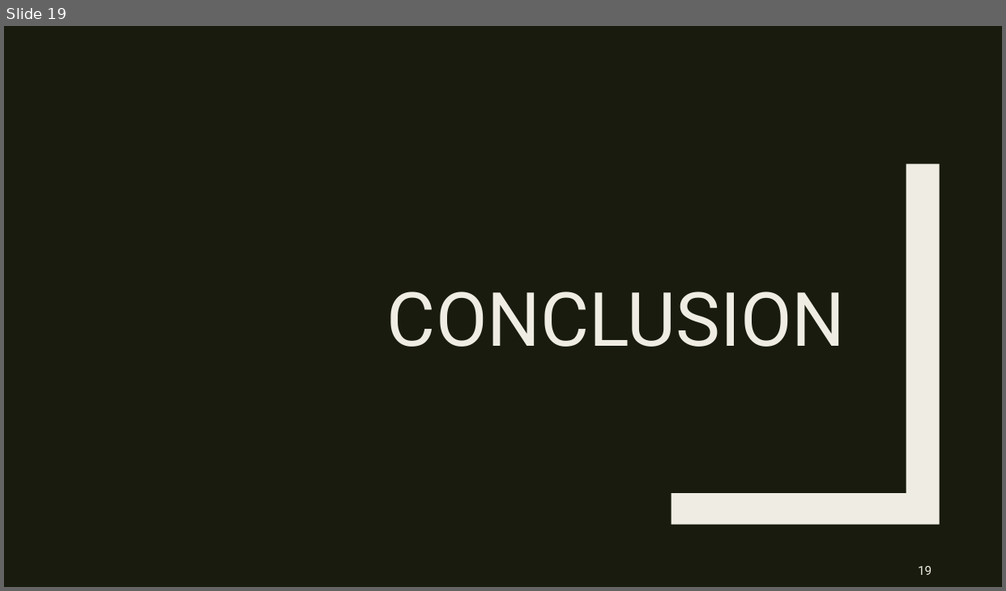
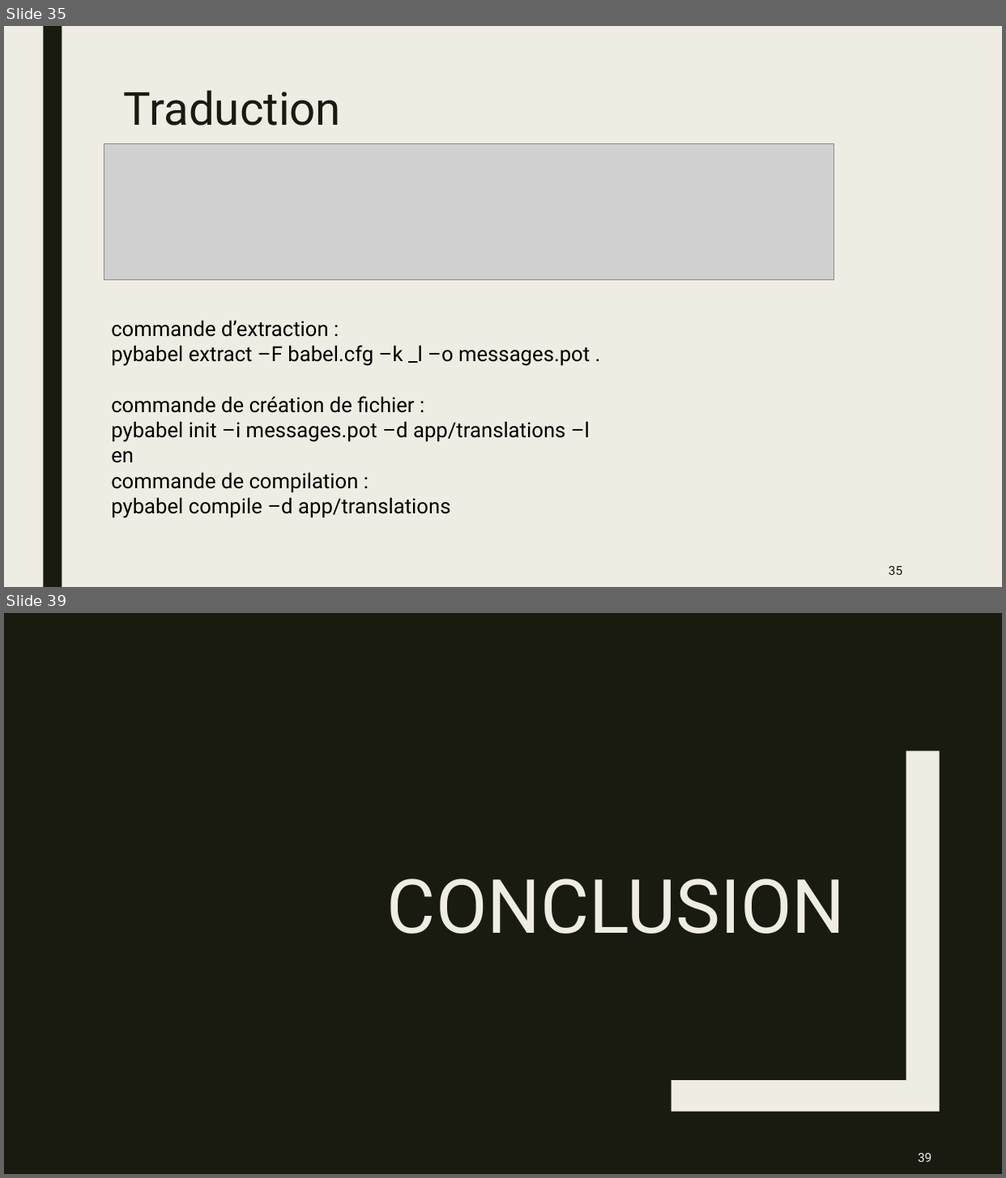
Before and after one commit to Yoan15/CDA22-23_yoan, a slide deck: ressources/CDA_Projet_Repotech_Yoan_Deconinck.pptx. Shown one above the other, each under a label of ours: slide 19 before the commit, slides 35 and 39 after it; the slides between them are not shown. The pictures are 1006x591 and 1006x1178 pixels, drawn with LibreOffice and Linux fonts; fonts in the diff are those of the drawing; grey boxes stand for pictures. Boxes give left, top, right and bottom in pixels: in the first picture for what was removed or moved away, otherwise in the second. Text is boxed around its words. In the diff, an @@ line names an element or a change of style, - is before the commit and + after.

```diff
--- a/ressources/CDA_Projet_Repotech_Yoan_Deconinck.pptx
+++ b/ressources/CDA_Projet_Repotech_Yoan_Deconinck.pptx
@@ slide 35 added at <box>4,26,1002,587</box>, background #EFEDE3 @@
@@ rectangle added at <box>43,26,62,587</box>, fill #191B0E @@
@@ title added at <box>124,90,341,126</box>, 44 pt, text #191B0E @@
+Traduction
@@ picture added at <box>104,144,833,280</box> @@
@@ text added at <box>111,320,590,366</box>, 20 pt, text #000000 @@
+commande d’extraction :
+pybabel extract –F babel.cfg –k _l –o messages.pot .
@@ text added at <box>111,396,590,442</box>, 20 pt, text #000000 @@
+commande de création de fichier :
+pybabel init –i messages.pot –d app/translations –l en
@@ text added at <box>111,472,450,518</box>, 20 pt, text #000000 @@
+commande de compilation :
+pybabel compile –d app/translations
@@ page number added at <box>889,566,902,575</box>, 12 pt, text #191B0E @@
+35
@@ what was slide 19 is now slide 39 @@
@@ page number at <box>918,1153,931,1162</box>: text changed @@
-19
+39
```
Also in this commit, not shown: 10 slides changed, 19 other slides added, 5 other files.
